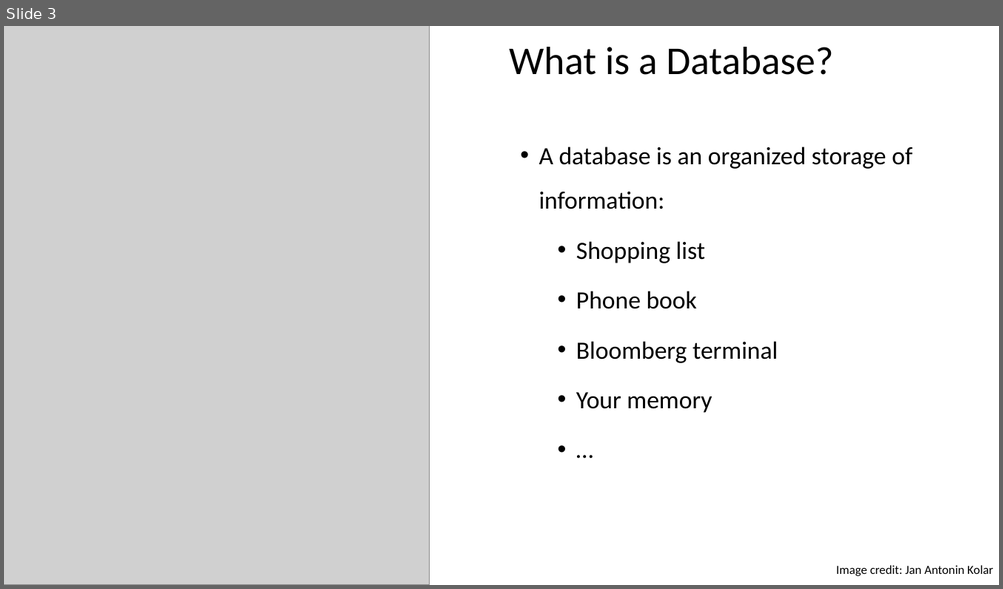
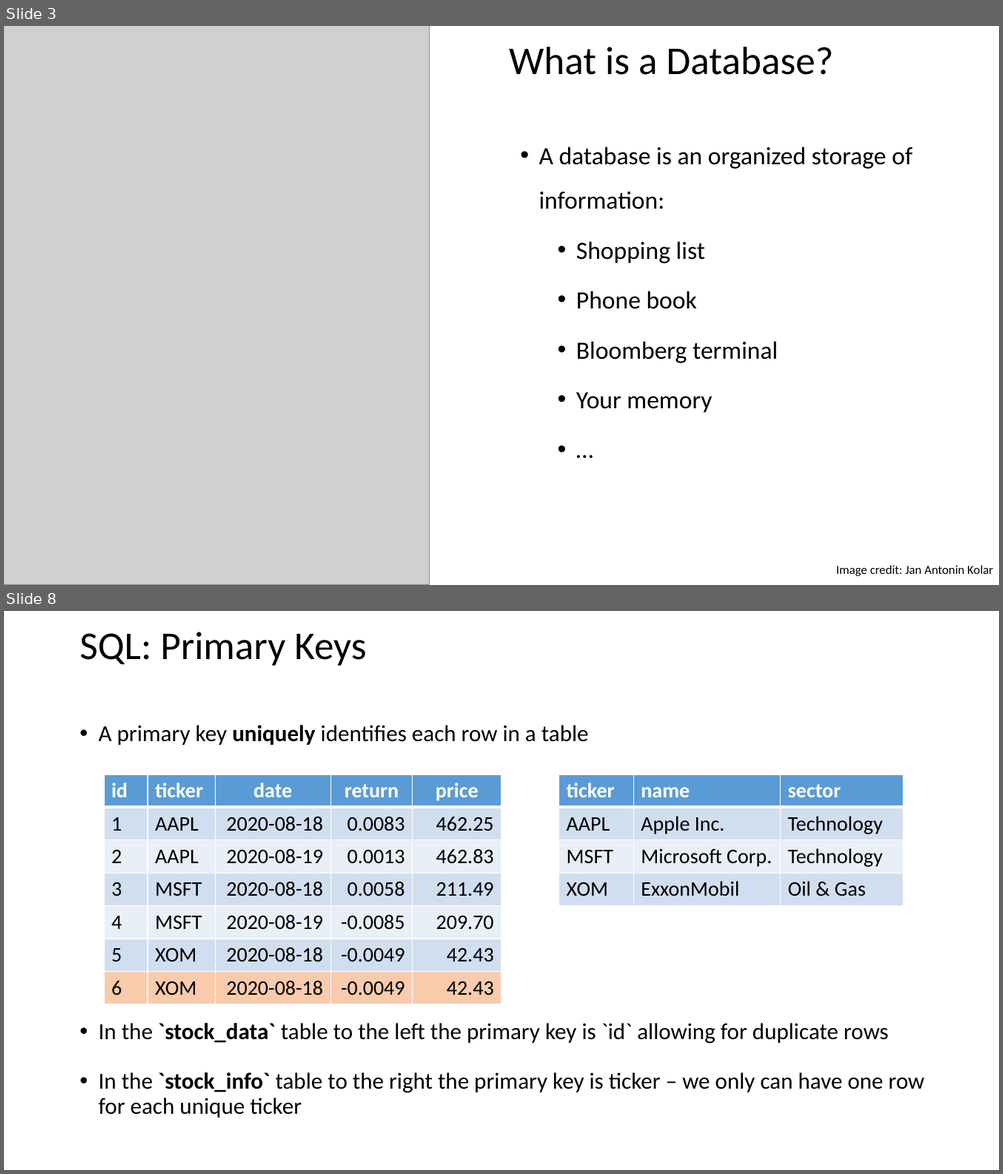
Before and after one commit to ipozdeev/it-skills-for-research, a slide deck: databases/databases_slides.pptx. Shown one above the other, each under a label of ours: slide 3 before the commit, slides 3 and 8 after it; the slides between them are not shown. The pictures are 1003x589 and 1003x1174 pixels, drawn with LibreOffice and Linux fonts; fonts in the diff are those of the drawing; grey boxes stand for pictures. Boxes give left, top, right and bottom in pixels: in the first picture for what was removed or moved away, otherwise in the second. Text is boxed around its words. In the diff, an @@ line names an element or a change of style, - is before the commit and + after.

```diff
--- a/databases/databases_slides.pptx
+++ b/databases/databases_slides.pptx
@@ slide 8 added at (4, 611, 999, 1170), background #FFFFFF @@
@@ title added at (79, 632, 366, 666), 38 pt, text #000000 @@
+SQL: Primary Keys
@@ text added at (99, 725, 925, 1118), 22.2 pt, text #000000 @@
+• A primary key uniquely identifies each row in a table
+• In the `stock_data` table to the left the primary key is `id` allowing for duplicate rows
+• In the `stock_info` table to the right the primary key is ticker – we only can have one row for each unique ticker
@@ table added at (104, 775, 502, 1000), 7 rows, 5 columns @@
+id | ticker | date | return | price
+1 | AAPL | 2020-08-18 | 0.0083 | 462.25
+2 | AAPL | 2020-08-19 | 0.0013 | 462.83
+3 | MSFT | 2020-08-18 | 0.0058 | 211.49
+4 | MSFT | 2020-08-19 | -0.0085 | 209.70
+5 | XOM | 2020-08-18 | -0.0049 | 42.43
+6 | XOM | 2020-08-18 | -0.0049 | 42.43
@@ table added at (559, 775, 903, 903), 4 rows, 3 columns @@
+ticker | name | sector
+AAPL | Apple Inc. | Technology
+MSFT | Microsoft Corp. | Technology
+XOM | ExxonMobil | Oil & Gas
```
Also in this commit, not shown: 2 slides changed, 5 other slides added, 1 slide removed, 2 other files.
